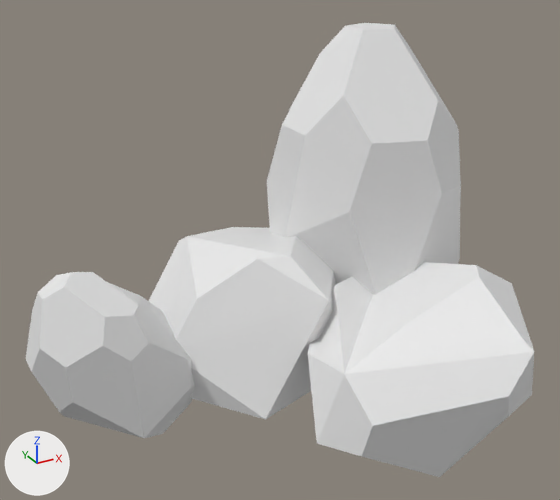
What one commit did to the glTF model Modelos/Assets/RocaMIX.glb.
Rendered twice from a camera (50 mm lens) standing at (-3.74, -5.27, 3.82) and looking at (-1.17, -0.6, 1.49). The lights are fixed; the arrows at lower left show +X, +Y and +Z. The first picture is the older version. Where no turn or scale is listed for an object, it has been applied to the vertices.

Script lines for the objects in view, before the commit:
```python
me_icosphere = bpy.data.meshes.new('Icosphere')
me_icosphere.from_pydata(...)  # 47 vertices, 90 faces; spans x -0.84..0.77, y -0.85..0.85, z -1.37..1.56
me_icosphere_001 = bpy.data.meshes.new('Icosphere.001')
me_icosphere_001.from_pydata(...)  # 23 vertices, 42 faces; spans x -0.89..0.89, y -0.85..0.85, z -0.64..0.69
me_icosphere_002 = bpy.data.meshes.new('Icosphere.002')
me_icosphere_002.from_pydata(...)  # 24 vertices, 44 faces; spans x -0.89..0.89, y -0.85..0.85, z -0.64..0.69
me_icosphere_003 = bpy.data.meshes.new('Icosphere.003')
me_icosphere_003.from_pydata(...)  # 49 vertices, 94 faces; spans x -0.651..0.651, y -0.456..0.456, z -0.679..0.8
ob_icosphere = bpy.data.objects.new('Icosphere', me_icosphere)
ob_icosphere.location = (0.0, 0.0, 1.4)
ob_icosphere_001 = bpy.data.objects.new('Icosphere.001', me_icosphere_001)
ob_icosphere_001.location = (-1.164, 0.0, 0.656)
ob_icosphere_002 = bpy.data.objects.new('Icosphere.002', me_icosphere_002)
ob_icosphere_002.location = (-0.352, -1.294, 0.656)
ob_icosphere_003 = bpy.data.objects.new('Icosphere.003', me_icosphere_003)
ob_icosphere_003.location = (-2.354, -0.099, 0.624)
```
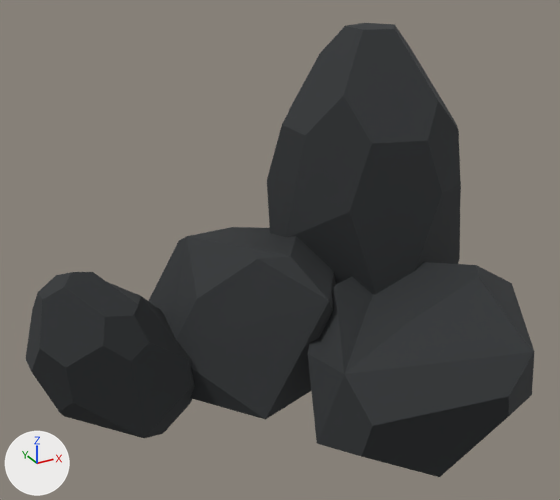
Location of each change, (x1, y1, x2, y2) in pixels of the pictures (560 x 500 px):
'Icosphere', recoloured (white to dark grey): (267, 23, 461, 294) in both
'Icosphere.002', recoloured (white to dark grey): (308, 262, 534, 477) in both
'Icosphere.001', recoloured (white to dark grey): (149, 227, 336, 420) in both
'Icosphere.003', recoloured (white to dark grey): (26, 272, 195, 438) in both

Patch to the scene script:
```diff
--- a/Modelos/Assets/RocaMIX.glb.py
+++ b/Modelos/Assets/RocaMIX.glb.py
@@ mat_material @@
+mat_material = principled_material('Material')
+mat_material.base_color = (0.0242, 0.0273, 0.0296)  # dark grey #2b2e30
+mat_material.roughness = 0.854
@@ me_icosphere @@
 me_icosphere.from_pydata(...)  # 47 vertices, 90 faces; spans x -0.84..0.77, y -0.85..0.85, z -1.37..1.56
+me_icosphere.materials.append(mat_material)  # dark grey #2b2e30
@@ me_icosphere_001 @@
 me_icosphere_001.from_pydata(...)  # 23 vertices, 42 faces; spans x -0.89..0.89, y -0.85..0.85, z -0.64..0.69
+me_icosphere_001.materials.append(mat_material)  # dark grey #2b2e30
@@ me_icosphere_002 @@
 me_icosphere_002.from_pydata(...)  # 24 vertices, 44 faces; spans x -0.89..0.89, y -0.85..0.85, z -0.64..0.69
+me_icosphere_002.materials.append(mat_material)  # dark grey #2b2e30
@@ me_icosphere_003 @@
 me_icosphere_003.from_pydata(...)  # 49 vertices, 94 faces; spans x -0.651..0.651, y -0.456..0.456, z -0.679..0.8
+me_icosphere_003.materials.append(mat_material)  # dark grey #2b2e30
```
